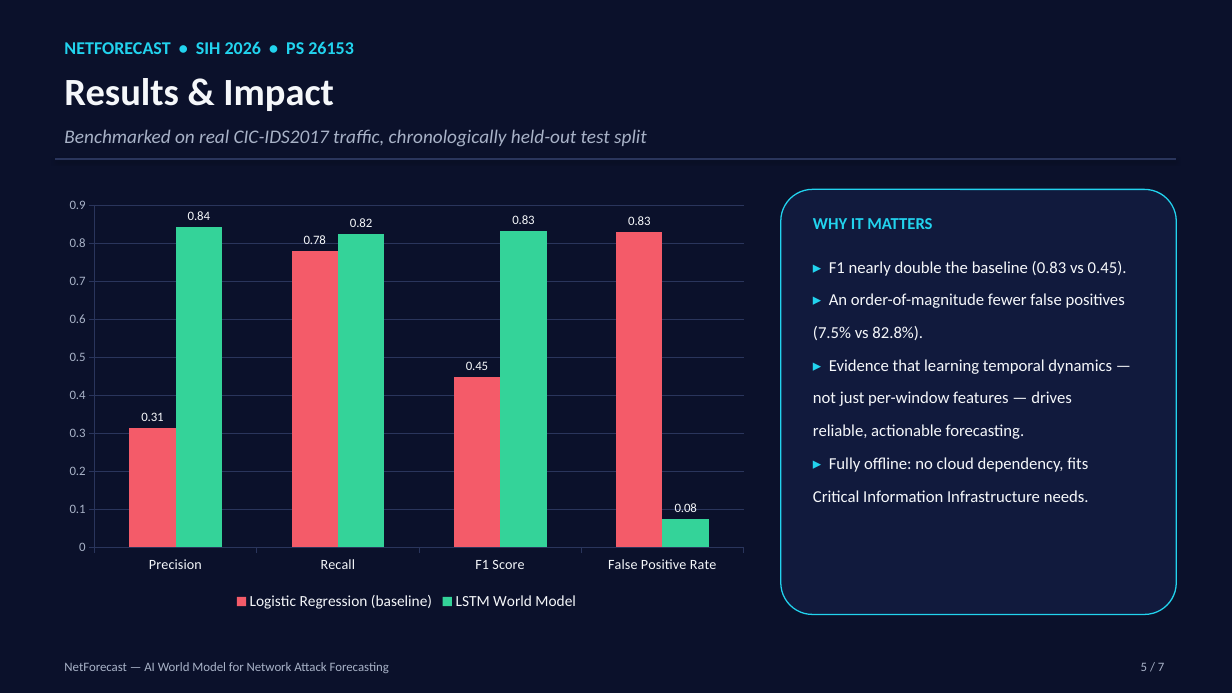
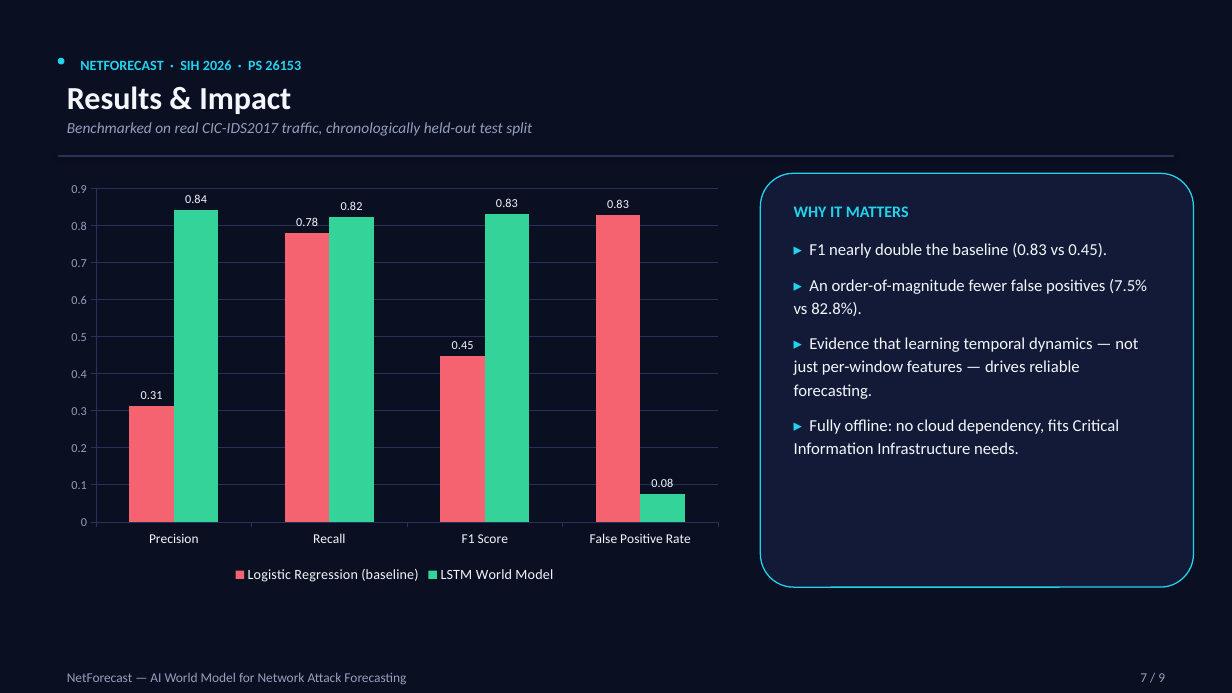
Before and after one commit to ROHIT-25607/netforecast, a slide deck: slide 7 of submission/NetForecast_SIH2026_Presentation.pptx (slide 5 before the commit). Drawn at 1232x693 pixels with LibreOffice and Linux fonts; fonts in the diff are those of the drawing. Boxes give left, top, right and bottom in pixels: in the first picture for what was removed or moved away, otherwise in the second. Text is boxed around its words. In the diff, an @@ line names an element or a change of style, - is before the commit and + after.

Commit message:
Regenerate SIH presentation deck to match the 9-slide design

```diff
--- a/submission/NetForecast_SIH2026_Presentation.pptx
+++ b/submission/NetForecast_SIH2026_Presentation.pptx
@@ rectangle at (x1=0, y1=0, x2=1232, y2=693): fill #0B112B to #0B0F22 @@
@@ ellipse added at (x1=57, y1=57, x2=64, y2=64), fill #22D3EE @@
@@ text "Results & Impact" moved from (x1=64, y1=78, x2=334, y2=111) to (x1=67, y1=86, x2=291, y2=114) @@
@@ text "Results & Impact" at (x1=67, y1=86, x2=291, y2=114): size 30 to 25 pt, text colour #F5F7FA to #F3F6FB @@
@@ text at (x1=80, y1=60, x2=301, y2=70): text changed; size 14 to 11 pt @@
-NETFORECAST • SIH 2026 • PS 26153
+NETFORECAST · SIH 2026 · PS 26153
@@ text "Benchmarked on real CIC-IDS2017 traffic, ..." at (x1=67, y1=122, x2=532, y2=136): size 15 to 12 pt, text colour #A8B2C7 to #93A0BD @@
@@ column chart at (x1=57, y1=174, x2=731, y2=588) @@
@@ colour of Logistic Regression (baseline) #F45B69 to #F4636F @@
@@ data labels of Logistic Regression (baseline) changed @@
@@ data labels of LSTM World Model changed @@
@@ legend changed @@
@@ category axis changed @@
@@ value axis changed @@
@@ lettering changed @@
@@ column chart resized from (x1=55, y1=189, x2=758, y2=615) to (x1=57, y1=174, x2=731, y2=588) @@
@@ line (57, 156) - (1175, 156): stroke #2A355C 1 pt to #28315A 1 pt @@
@@ rounded rectangle resized from (x1=781, y1=189, x2=1177, y2=615) to (x1=761, y1=174, x2=1194, y2=588) @@
@@ rounded rectangle at (x1=761, y1=174, x2=1194, y2=588): fill #111A3D to #121A37 @@
@@ text "WHY IT MATTERS" moved from (x1=813, y1=218, x2=932, y2=229) to (x1=794, y1=206, x2=909, y2=217) @@
@@ text "WHY IT MATTERS" at (x1=794, y1=206, x2=909, y2=217): size 13 to 12.5 pt @@
@@ text "▸ F1 nearly double the ..." moved from (x1=813, y1=261, x2=1127, y2=502) to (x1=794, y1=243, x2=1147, y2=454) @@
@@ text at (x1=794, y1=243, x2=1147, y2=454): text colour #F5F7FA to #F3F6FB in "F1 nearly double the baseline (0.83 vs ...", "An order-of-magnitude fewer false positives (7.5% vs ...", "Fully offline: no cloud dependency, fits Critical ..."; line spacing 1.12 to 1.15; more space between paragraphs @@
@@ text at (x1=794, y1=337, x2=1138, y2=399): text changed; text colour #F5F7FA to #F3F6FB @@
-▸ Evidence that learning temporal dynamics —
-not just per-window features — drives
-reliable, actionable forecasting.
+▸ Evidence that learning temporal dynamics — not just per-window features — drives reliable forecasting.
@@ text "NetForecast — AI World Model ..." moved from (x1=64, y1=662, x2=389, y2=673) to (x1=67, y1=672, x2=406, y2=684) @@
@@ text "NetForecast — AI World Model ..." at (x1=67, y1=672, x2=406, y2=684): size 10 to 10.5 pt, text colour #A8B2C7 to #93A0BD @@
@@ text at (x1=1140, y1=673, x2=1165, y2=682): text changed; size 10 to 10.5 pt; text colour #A8B2C7 to #93A0BD @@
-5 / 7
+7 / 9
```
Also in this commit, not shown: 3 other slides changed, 5 slides added, 3 slides removed.
